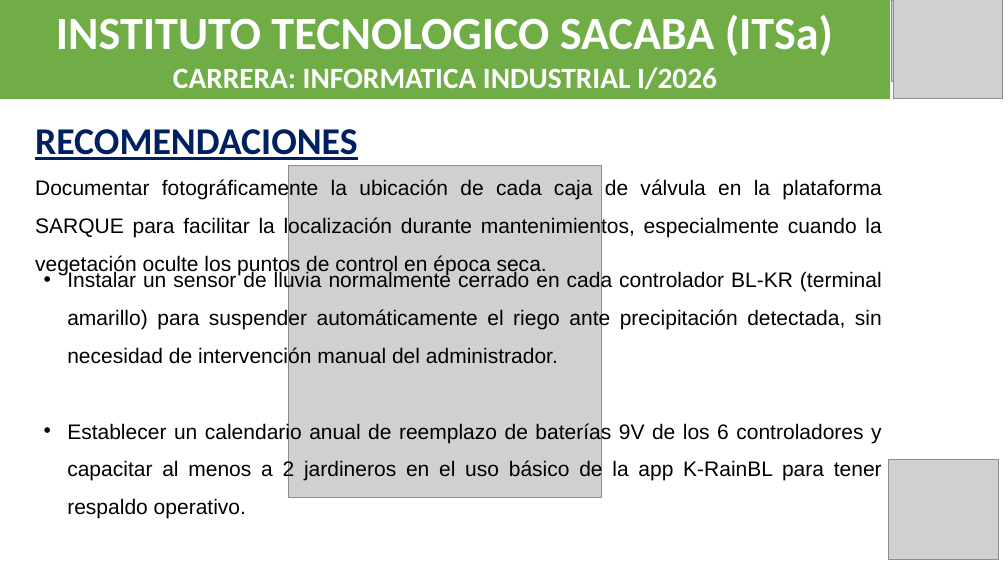
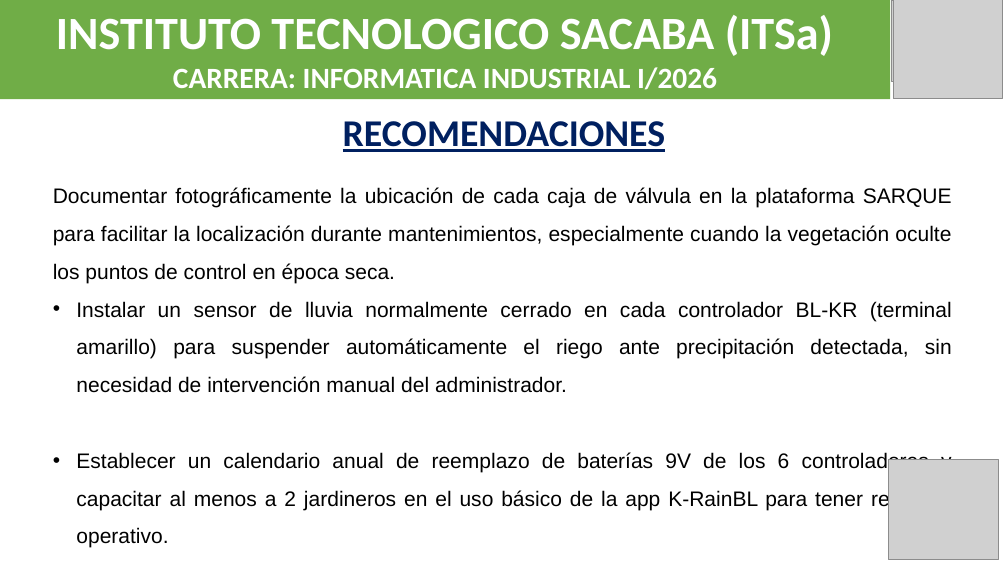
Before and after one commit to Jose12300552/quinta-verde-flow, a slide deck: slide 21 of PRESENTACION_SARQUE.pptx. Drawn at 1008x567 pixels with LibreOffice and Linux fonts; fonts in the diff are those of the drawing; grey boxes stand for pictures. Boxes give left, top, right and bottom in pixels: in the first picture for what was removed or moved away, otherwise in the second. Text is boxed around its words. In the diff, an @@ line names an element or a change of style, - is before the commit and + after.

```diff
--- a/PRESENTACION_SARQUE.pptx
+++ b/PRESENTACION_SARQUE.pptx
@@ text "RECOMENDACIONES": place and size @@
-text "RECOMENDACIONES" at box(35, 129, 358, 160)
+text "RECOMENDACIONES" at box(343, 121, 666, 152)
@@ text "RECOMENDACIONES" at box(343, 121, 666, 152): alignment left to centre @@
@@ text "Documentar fotográficamente la ubicación de ..." rewrapped from box(35, 179, 881, 275) to box(53, 187, 952, 283) @@
@@ picture removed at box(289, 166, 602, 497) @@
@@ text "Instalar un sensor de lluvia ..." rewrapped from box(67, 271, 882, 481) to box(76, 301, 952, 548) @@
```
Also in this commit, not shown: 21 other slides changed, 2 other files.
